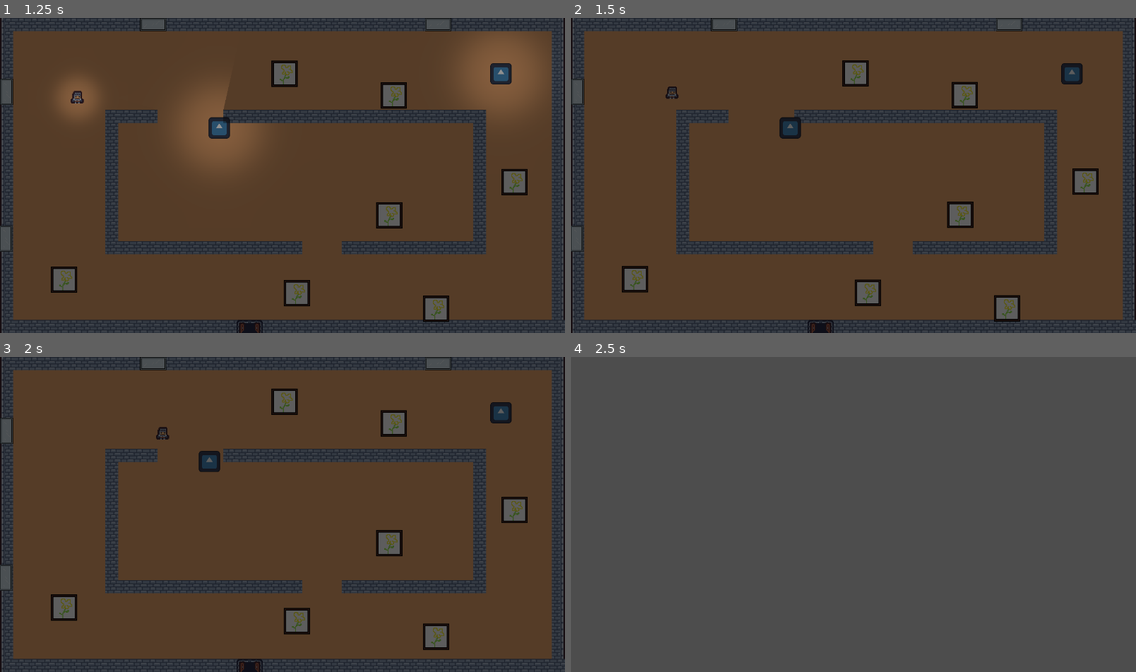
Above: before the commit, frames 1-4 (two rows, left to right).
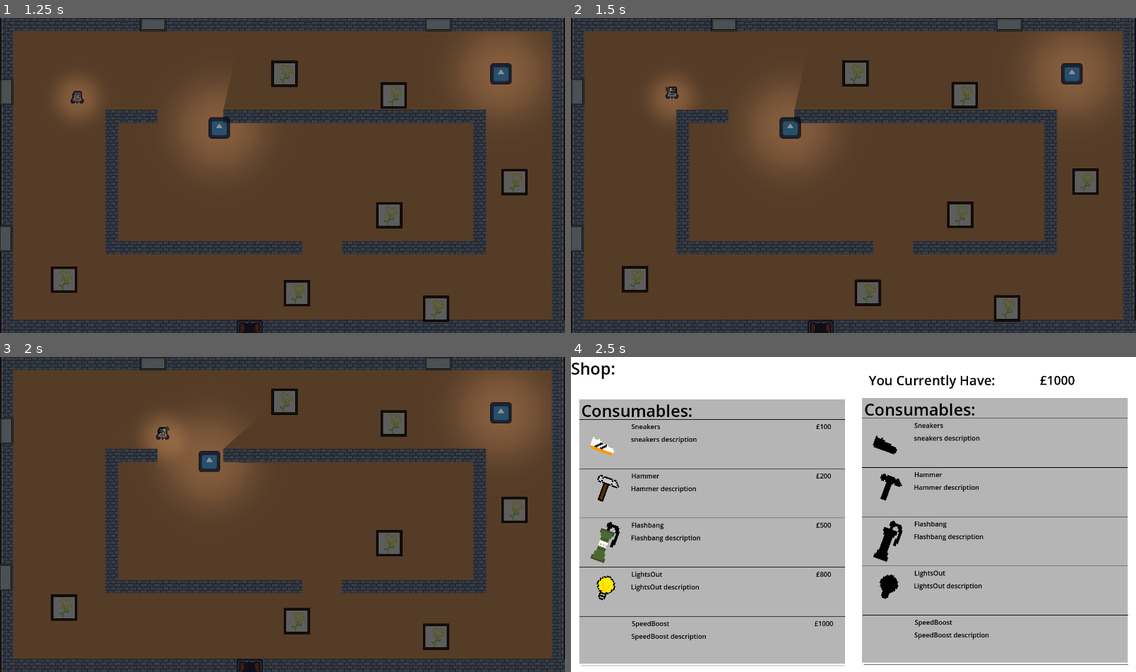
Above: after the commit, the same moments.

Repository: mushroomhater07/sheffjamX
Game: Godot game, scene res://Scenes/control.tscn
The game is run twice, just before and just after one commit, with the same random seed, the same clock (stepped at 60 frames per second) and the same inputs. The engine's default icon, where the game draws it, is replaced by a stand-in: a white triangle on a blue panel in a dark square. Video files are missing from this copy of the repository; at most half a second of black plays in their place.
Inputs (mouse positions are in pixels of both pictures, inside the frame that each line leads up to):
- Up to frame 1 (1.25 s): click (491, 301) at 0.5 s
- Up to frame 2 (1.5 s): tap Enter (ui_accept) at 1.25 s; hold D (right) from 1.28 s (still down); hold Enter (ui_accept) from 1.28 s (still down)
- Up to frame 3 (2 s): keep holding D (right); keep holding Enter (ui_accept)
- Up to frame 4 (2.5 s): keep holding D (right); release Enter (ui_accept) at 2.03 s; tap Enter (ui_accept) at 2.1, 2.27 s

Frame 1 is identical in both runs. In frame 2, 5.2% of the frame differs, in the area x 14-96%, y 5-48%; in frame 3, 5.5%; in frame 4, 99%, in the area x 0-100%, y 0-100%.

Commit message:
more shop work

Diff:
--- a/Scenes/Consumables/flash_bang.tscn
+++ b/Scenes/Consumables/flash_bang.tscn
@@ -1,35 +1,8 @@
-[gd_scene load_steps=8 format=3 uid="uid://3pf3jud147ab"]
+[gd_scene load_steps=8 format=3 uid="uid://r87ipttqo0vi"]
 
-[ext_resource type="Texture2D" uid="uid://cuyf0nmo4hrph" path="res://Assets/flashbang.png" id="1_2dguk"]
+[ext_resource type="Texture2D" path="res://Assets/flashbang.png" id="1_2dguk"]
 [ext_resource type="Script" path="res://Script/Consumables/flash_bang.gd" id="1_g4rwg"]
 [ext_resource type="Texture2D" uid="uid://d4je58vlt02cy" path="res://Assets/light.png" id="3_upfuq"]
-
-[sub_resource type="Animation" id="Animation_qwlhi"]
-resource_name = "throw"
-tracks/0/type = "value"
-tracks/0/imported = false
-tracks/0/enabled = true
-tracks/0/path = NodePath("Sprite2D:position")
-tracks/0/interp = 1
-tracks/0/loop_wrap = true
-tracks/0/keys = {
-"times": PackedFloat32Array(0, 0.5, 1),
-"transitions": PackedFloat32Array(1, 0.5, 0.5),
-"update": 0,
-"values": [Vector2(0, 0), Vector2(0, -50), Vector2(0, 0)]
-}
-tracks/1/type = "value"
-tracks/1/imported = false
-tracks/1/enabled = true
-tracks/1/path = NodePath("Sprite2D:rotation")
-tracks/1/interp = 1
-tracks/1/loop_wrap = true
-tracks/1/keys = {
-"times": PackedFloat32Array(0, 0.2, 0.5, 0.8, 1),
-"transitions": PackedFloat32Array(1, 1, 1, 1, 1),
-"update": 0,
-"values": [0.0, 1.5708, 3.14159, 4.71239, 4.71239]
-}
 
 [sub_resource type="Animation" id="Animation_3pppd"]
 resource_name = "flash"
@@ -57,6 +30,33 @@
 "transitions": PackedFloat32Array(1, 1, 1),
 "update": 0,
 "values": [1.0, 3.0, 0.01]
+}
+
+[sub_resource type="Animation" id="Animation_qwlhi"]
+resource_name = "throw"
+tracks/0/type = "value"
+tracks/0/imported = false
+tracks/0/enabled = true
+tracks/0/path = NodePath("Sprite2D:position")
+tracks/0/interp = 1
+tracks/0/loop_wrap = true
+tracks/0/keys = {
+"times": PackedFloat32Array(0, 0.5, 1),
+"transitions": PackedFloat32Array(1, 0.5, 0.5),
+"update": 0,
+"values": [Vector2(0, 0), Vector2(0, -50), Vector2(0, 0)]
+}
+tracks/1/type = "value"
+tracks/1/imported = false
+tracks/1/enabled = true
+tracks/1/path = NodePath("Sprite2D:rotation")
+tracks/1/interp = 1
+tracks/1/loop_wrap = true
+tracks/1/keys = {
+"times": PackedFloat32Array(0, 0.2, 0.5, 0.8, 1),
+"transitions": PackedFloat32Array(1, 1, 1, 1, 1),
+"update": 0,
+"values": [0.0, 1.5708, 3.14159, 4.71239, 4.71239]
 }
 
 [sub_resource type="AnimationLibrary" id="AnimationLibrary_x1s3m"]
--- a/Scenes/ShopGUI/consumable_icon.tscn
+++ b/Scenes/ShopGUI/consumable_icon.tscn
@@ -1,12 +1,14 @@
-[gd_scene load_steps=13 format=3 uid="uid://chntlscrt8jic"]
+[gd_scene load_steps=15 format=3 uid="uid://hi5o6klk4wsb"]
 
 [ext_resource type="Script" path="res://Scenes/ShopGUI/consumable_icon.gd" id="1_2rmtq"]
-[ext_resource type="Texture2D" uid="uid://durtblpj3hxj3" path="res://Assets/ShopItems/SneakersNotBought.png" id="1_s4i0x"]
-[ext_resource type="Texture2D" uid="uid://dhrxtm2aopgh7" path="res://Assets/ShopItems/HammerNotBought.png" id="2_5han6"]
-[ext_resource type="Texture2D" uid="uid://ombuaiqtatif" path="res://Assets/ShopItems/Sneakers.png" id="2_awhsw"]
-[ext_resource type="Texture2D" uid="uid://drueqjmwjw748" path="res://Assets/ShopItems/FlashbangNotBought.png" id="2_s8fya"]
-[ext_resource type="Texture2D" uid="uid://dxuxcfkiujq1j" path="res://Assets/ShopItems/Hammer.png" id="3_6fl8a"]
-[ext_resource type="Texture2D" uid="uid://dhy862heejl2r" path="res://Assets/ShopItems/Flashbang.png" id="3_ixgru"]
+[ext_resource type="Texture2D" path="res://Assets/ShopItems/SneakersNotBought.png" id="1_s4i0x"]
+[ext_resource type="Texture2D" path="res://Assets/ShopItems/HammerNotBought.png" id="2_5han6"]
+[ext_resource type="Texture2D" path="res://Assets/ShopItems/Sneakers.png" id="2_awhsw"]
+[ext_resource type="Texture2D" path="res://Assets/ShopItems/FlashbangNotBought.png" id="2_s8fya"]
+[ext_resource type="Texture2D" path="res://Assets/ShopItems/Hammer.png" id="3_6fl8a"]
+[ext_resource type="Texture2D" path="res://Assets/ShopItems/Flashbang.png" id="3_ixgru"]
+[ext_resource type="Texture2D" uid="uid://d3e1mrxjx3ays" path="res://Assets/ShopItems/LightsOutNotBought.png" id="6_mvwn2"]
+[ext_resource type="Texture2D" uid="uid://ddy1y4r2jdpvx" path="res://Assets/ShopItems/LightsOut.png" id="7_hhoit"]
 
 [sub_resource type="LabelSettings" id="LabelSettings_7hrd0"]
 font_color = Color(0, 0, 0, 1)
@@ -37,6 +39,17 @@
 }, {
 "frames": [{
 "duration": 1.0,
+"texture": ExtResource("6_mvwn2")
+}, {
+"duration": 1.0,
+"texture": ExtResource("7_hhoit")
+}],
+"loop": true,
+"name": &"LightsOut",
+"speed": 5.0
+}, {
+"frames": [{
+"duration": 1.0,
 "texture": ExtResource("1_s4i0x")
 }, {
 "duration": 1.0,
@@ -51,7 +64,7 @@
 font_color = Color(0, 0, 0, 1)
 
 [sub_resource type="LabelSettings" id="LabelSettings_cym4g"]
-font_size = 50
+font_size = 40
 font_color = Color(1, 0, 0, 1)
 
 [sub_resource type="LabelSettings" id="LabelSettings_ecjtu"]
@@ -62,58 +75,75 @@
 anchors_preset = 15
 anchor_right = 1.0
 anchor_bottom = 1.0
+offset_right = -729.0
+offset_bottom = -617.0
 grow_horizontal = 2
 grow_vertical = 2
 script = ExtResource("1_2rmtq")
 
+[node name="ConsumableButton" type="Button" parent="."]
+modulate = Color(1, 1, 1, 0)
+layout_mode = 0
+offset_left = 8.0
+offset_top = 4.0
+offset_right = 629.0
+offset_bottom = 145.0
+
 [node name="Name" type="Label" parent="."]
-offset_left = 12.0
-offset_top = 146.0
-offset_right = 151.0
-offset_bottom = 177.0
+layout_mode = 0
+offset_left = 127.0
+offset_top = 5.0
+offset_right = 266.0
+offset_bottom = 36.0
 text = "name here"
 label_settings = SubResource("LabelSettings_7hrd0")
-horizontal_alignment = 1
 autowrap_mode = 2
 
 [node name="Sprite" type="AnimatedSprite2D" parent="."]
-position = Vector2(92.25, 81.25)
+position = Vector2(63, 50)
 rotation = 0.349066
-scale = Vector2(4, 3.99)
+scale = Vector2(3.5, 3.558)
 sprite_frames = SubResource("SpriteFrames_ufx7u")
-animation = &"Flashbang"
-
-[node name="ConsumableButton" type="Button" parent="."]
-offset_left = 16.0
-offset_top = 64.0
-offset_right = 124.0
-offset_bottom = 179.0
+animation = &"LightsOut"
 
 [node name="Price" type="Label" parent="."]
-offset_left = 31.0
-offset_top = 175.0
-offset_right = 122.0
-offset_bottom = 198.0
+layout_mode = 0
+offset_left = 550.0
+offset_top = 5.0
+offset_right = 641.0
+offset_bottom = 28.0
 text = "£0"
 label_settings = SubResource("LabelSettings_8s02p")
 horizontal_alignment = 1
 
 [node name="SoldLabel" type="Label" parent="."]
 visible = false
-offset_left = 15.0
-offset_top = 67.0
-offset_right = 142.0
-offset_bottom = 143.0
+layout_mode = 0
+offset_left = 11.0
+offset_top = 32.0
+offset_right = 141.0
+offset_bottom = 108.0
 text = "SOLD"
 label_settings = SubResource("LabelSettings_cym4g")
 
 [node name="Description" type="Label" parent="."]
 layout_mode = 0
-offset_left = 175.0
-offset_top = 69.0
-offset_right = 737.0
-offset_bottom = 123.0
+offset_left = 126.0
+offset_top = 36.0
+offset_right = 688.0
+offset_bottom = 90.0
 text = "description here"
 label_settings = SubResource("LabelSettings_ecjtu")
 
+[node name="TopLine" type="Line2D" parent="."]
+points = PackedVector2Array(0, 0, 647, 0)
+width = 1.0
+default_color = Color(0, 0, 0, 1)
+
+[node name="BottomLine" type="Line2D" parent="."]
+position = Vector2(3, 120)
+points = PackedVector2Array(0, 0, 644, -1)
+width = 1.0
+default_color = Color(0, 0, 0, 1)
+
 [connection signal="pressed" from="ConsumableButton" to="." method="_on_consumable_button_pressed"]
--- a/Scenes/ShopGUI/shop.gd
+++ b/Scenes/ShopGUI/shop.gd
@@ -4,22 +4,38 @@
 
 var player_inventory:Dictionary =  {"Sneakers":0,
 									"Hammer":0,
-									"Flashbang":0}
+									"Flashbang":0,
+									"LightsOut":0,
+									"SpeedBoost":0}
 var shop_inventory:Dictionary ={"Sneakers":1,
 								"Hammer":1,
-								"Flashbang":1}
+								"Flashbang":1,
+								"LightsOut":1,
+								"SpeedBoost":1}
 var prices:Dictionary =    {"Sneakers":100,
 							"Hammer":200,
-							"Flashbang":500}
+							"Flashbang":500,
+							"LightsOut":800,
+							"SpeedBoost":1000}
 var descriptions:Dictionary =  {"Sneakers":"sneakers description",
 								"Hammer":"Hammer description",
-								"Flashbang":"Flashbang description"}
+								"Flashbang":"Flashbang description",
+								"LightsOut":"LightsOut description",
+								"SpeedBoost":"SpeedBoost description"}
+
+
+var player_page:Control
+var shop_page:Control
 
 
 # Called when the node enters the scene tree for the first time.
 func _ready():
-	$ShopPlayerInventory.set_money(money)
-	$ShopInventory/ShopInventoryConsumables.shop_item_pressed.connect(item_buy)
+	player_page = load("res://Scenes/ShopGUI/shop_player_inventory.tscn").instantiate()
+	add_child(player_page)
+	shop_page = load("res://Scenes/ShopGUI/shop_inventory.tscn").instantiate()
+	add_child(shop_page)
+	player_page.set_money(money)
+	shop_page.get_node("ShopInventoryConsumables").shop_item_pressed.connect(item_buy)
 
 
 # Called every frame. 'delta' is the elapsed time since the previous frame.
@@ -39,12 +55,12 @@
 	update_money()
 
 	shop_inventory[item_name] -= 1
-	$ShopInventory/ShopInventoryConsumables.get_node(item_name).sold()
+	shop_page.get_node("ShopInventoryConsumables").get_node(item_name).sold()
 
 	player_inventory[item_name] += 1
-	$ShopPlayerInventory/ShopInventoryConsumables.update_sprites(player_inventory)
+	player_page.get_node("ShopInventoryConsumables").update_sprites(player_inventory)
 
 
 
 func update_money():
-	$ShopPlayerInventory.set_money(money)
+	player_page.set_money(money)
--- a/Scenes/ShopGUI/shop_inventory.tscn
+++ b/Scenes/ShopGUI/shop_inventory.tscn
@@ -12,6 +12,7 @@
 anchors_preset = 15
 anchor_right = 1.0
 anchor_bottom = 1.0
+offset_right = -629.0
 grow_horizontal = 2
 grow_vertical = 2
 script = ExtResource("1_ibamx")
@@ -32,5 +33,5 @@
 layout_mode = 1
 offset_left = 20.0
 offset_top = 103.0
-offset_right = 20.0
-offset_bottom = 103.0
+offset_right = -55.0
+offset_bottom = 1.0
--- a/Scenes/ShopGUI/shop_inventory_consumables.tscn
+++ b/Scenes/ShopGUI/shop_inventory_consumables.tscn
@@ -12,6 +12,8 @@
 anchors_preset = 15
 anchor_right = 1.0
 anchor_bottom = 1.0
+offset_right = -729.0
+offset_bottom = -122.0
 grow_horizontal = 2
 grow_vertical = 2
 script = ExtResource("1_tu1iv")
@@ -32,13 +34,31 @@
 
 [node name="Sneakers" parent="." instance=ExtResource("2_hmgcs")]
 layout_mode = 1
+offset_top = 50.0
+offset_right = -647.0
+offset_bottom = 50.0
 
 [node name="Hammer" parent="." instance=ExtResource("2_hmgcs")]
 layout_mode = 1
-offset_top = 160.0
-offset_bottom = 160.0
+offset_top = 170.0
+offset_right = -647.0
+offset_bottom = 170.0
 
 [node name="Flashbang" parent="." instance=ExtResource("2_hmgcs")]
 layout_mode = 1
-offset_top = 320.0
-offset_bottom = 320.0
+offset_top = 290.0
+offset_right = -647.0
+offset_bottom = 290.0
+
+[node name="LightsOut" parent="." instance=ExtResource("2_hmgcs")]
+layout_mode = 1
+offset_top = 410.0
+offset_right = -647.0
+offset_bottom = -207.0
+
+[node name="SpeedBoost" parent="." instance=ExtResource("2_hmgcs")]
+layout_mode = 1
+offset_left = 1.0
+offset_top = 530.0
+offset_right = -646.0
+offset_bottom = -87.0
--- a/Scenes/ShopGUI/shop_player_inventory.tscn
+++ b/Scenes/ShopGUI/shop_player_inventory.tscn
@@ -35,13 +35,6 @@
 text = "You Currently Have:"
 label_settings = SubResource("LabelSettings_f3enq")
 
-[node name="ShopInventoryConsumables" parent="." instance=ExtResource("2_1upbg")]
-layout_mode = 1
-offset_left = 709.0
-offset_top = 100.0
-offset_right = 709.0
-offset_bottom = 100.0
-
 [node name="Money" type="Label" parent="."]
 layout_mode = 0
 offset_left = 1142.0
@@ -50,3 +43,10 @@
 offset_bottom = 77.0
 text = "<Money here>"
 label_settings = SubResource("LabelSettings_2we0v")
+
+[node name="ShopInventoryConsumables" parent="." instance=ExtResource("2_1upbg")]
+layout_mode = 1
+offset_left = 709.0
+offset_top = 100.0
+offset_right = -19.0
+offset_bottom = -26.0
--- a/Scenes/player.tscn
+++ b/Scenes/player.tscn
@@ -85,13 +85,13 @@
 [node name="ConsumableManager" type="Node2D" parent="PlayerCharacter"]
 script = ExtResource("5_u1787")
 
+[node name="FlashBang" parent="PlayerCharacter/ConsumableManager" instance=ExtResource("6_dlv4f")]
+
 [node name="LightsOut" parent="PlayerCharacter/ConsumableManager" instance=ExtResource("6_gsjt7")]
 
 [node name="SpeedBoost" parent="PlayerCharacter/ConsumableManager" instance=ExtResource("6_ibht0")]
 
 [node name="Wrench" parent="PlayerCharacter/ConsumableManager" instance=ExtResource("4_vb147")]
-
-[node name="FlashBang" parent="PlayerCharacter/ConsumableManager" instance=ExtResource("6_dlv4f")]
 
 [node name="SilentShoes" parent="PlayerCharacter/ConsumableManager" instance=ExtResource("6_xcoft")]
 
--- a/Script/game_over.gd
+++ b/Script/game_over.gd
@@ -3,4 +3,5 @@
 
 func _unhandled_input(event):
 	if event.is_action_pressed("ui_accept"):
-		get_tree().change_scene_to_file("res://Scenes/control.tscn")
+		var shop = load("res://Scenes/ShopGUI/shop.tscn").instantiate()
+		add_child(shop)
--- a/Script/museum_game.gd
+++ b/Script/museum_game.gd
@@ -5,3 +5,8 @@
 func _ready():
 	pass
 	#$Guard/patrol.init(player)
+
+
+# Called every frame. 'delta' is the elapsed time since the previous frame.
+func _process(delta):
+	pass
Binary file added: Assets/ShopItems/LightsOut.png
Not shown, added: Assets/ShopItems/LightsOut.png.import
Binary file added: Assets/ShopItems/LightsOutNotBought.png
Not shown, added: Assets/ShopItems/LightsOutNotBought.png.import
Not shown: 1 places in Scenes/Consumables/silent_shoes.tscn that only renumber resources
Not shown: 1 places in Scenes/Consumables/speed_boost.tscn that only renumber resources
Not shown: 1 places in Scenes/ShopGUI/shop.tscn that only renumber resources
Not shown: 1 places in Scenes/ShopGUI/shop_inventory.tscn that only renumber resources
Not shown: 1 places in Scenes/ShopGUI/shop_inventory_consumables.tscn that only renumber resources
Not shown: 1 places in Scenes/ShopGUI/shop_player_inventory.tscn that only renumber resources
Not shown: 1 places in Scenes/control.tscn that only renumber resources
Not shown: 1 places in Scenes/player.tscn that only renumber resources
(and 1 more such lines)
